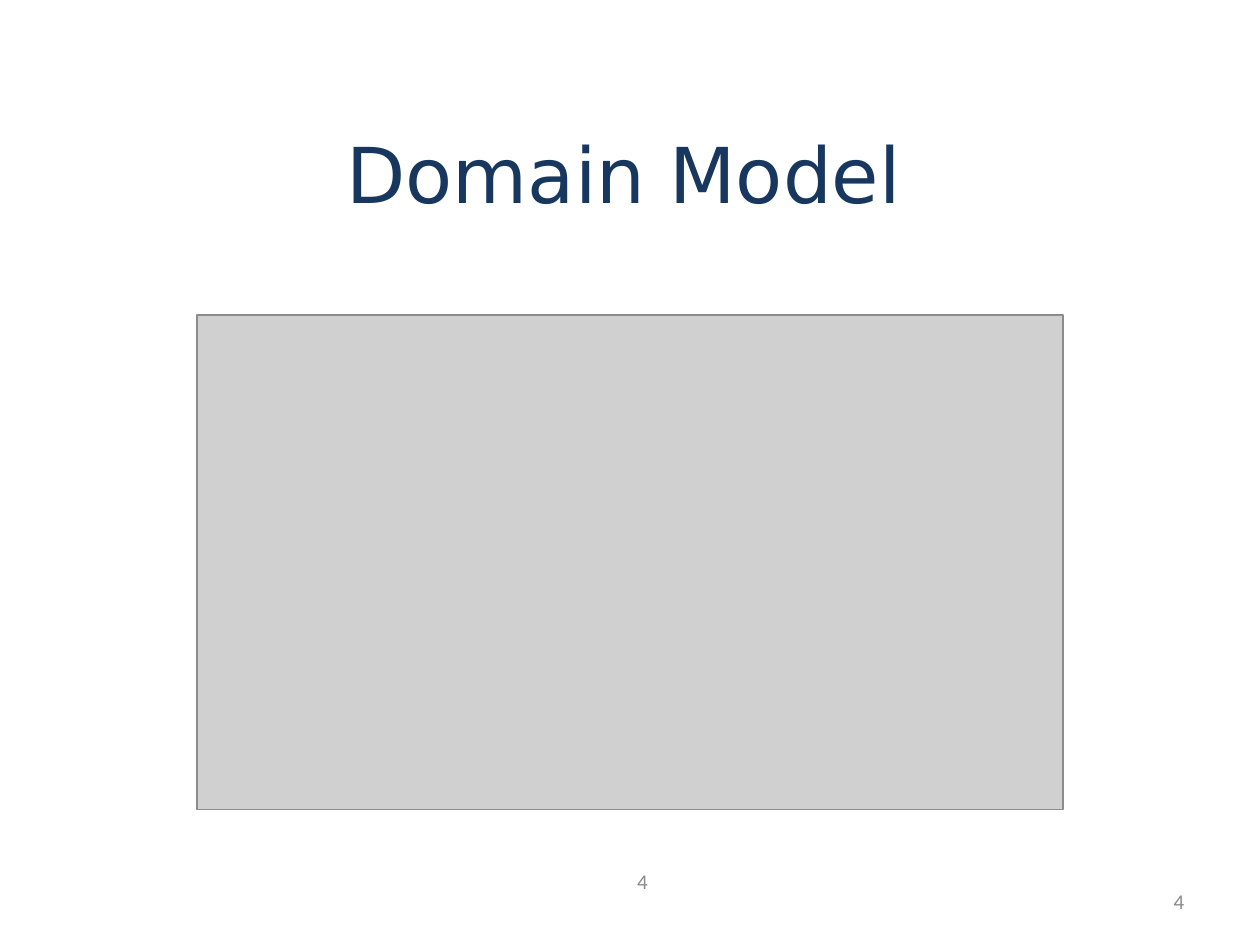
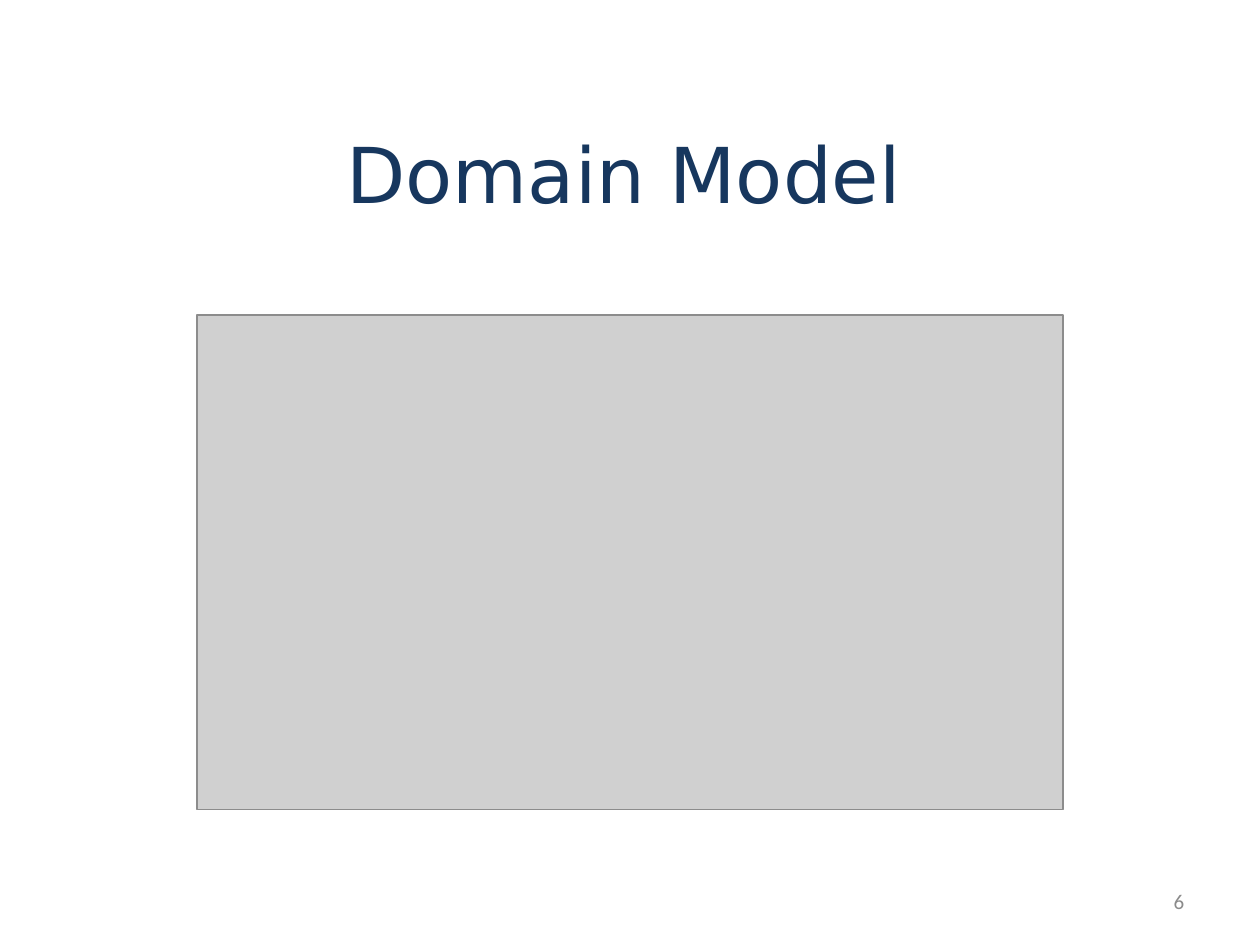
Before and after one commit to chursin-andrey/project-jastt, a slide deck: slide 6 of presentation/jastt.pptx (slide 4 before the commit). Drawn at 1260x945 pixels with LibreOffice and Linux fonts; fonts in the diff are those of the drawing; grey boxes stand for pictures; background and template pictures are left out. Boxes give left, top, right and bottom in pixels: in the first picture for what was removed or moved away, otherwise in the second. Text is boxed around its words. In the diff, an @@ line names an element or a change of style, - is before the commit and + after.

```diff
--- a/presentation/jastt.pptx
+++ b/presentation/jastt.pptx
@@ text removed at [637, 875, 648, 889] @@
-4
@@ page number at [1174, 895, 1185, 909]: text changed @@
-4
+6
```
Also in this commit, not shown: 7 other slides changed, 6 slides added.
